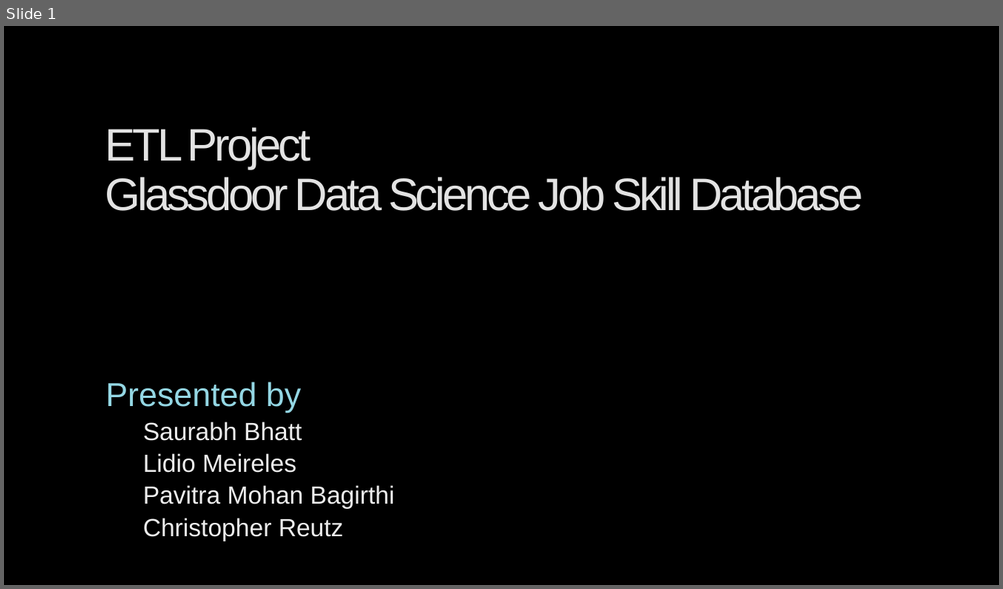
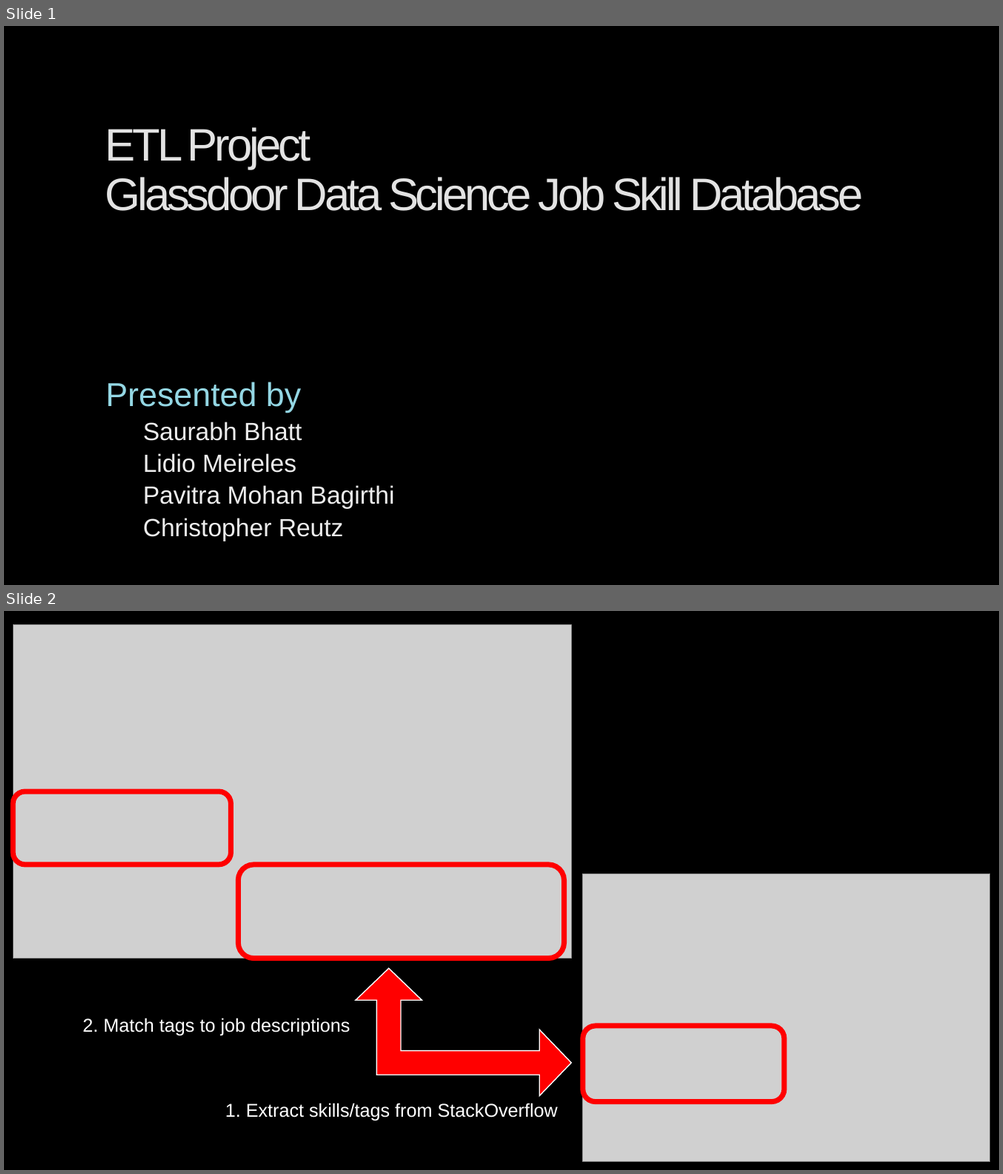
Before and after one commit to Jobs-etlproject/etlproject, a slide deck: glassdoor_etl_project.pptx. Shown one above the other, each under a label of ours: slide 1 before the commit, slides 1 and 2 after it. The pictures are 1003x589 and 1003x1174 pixels, drawn with LibreOffice and Linux fonts; fonts in the diff are those of the drawing; grey boxes stand for pictures; background and template pictures are left out. Boxes give left, top, right and bottom in pixels: in the first picture for what was removed or moved away, otherwise in the second. Text is boxed around its words. In the diff, an @@ line names an element or a change of style, - is before the commit and + after.

```diff
--- a/glassdoor_etl_project.pptx
+++ b/glassdoor_etl_project.pptx
@@ slide 2 added at [4,611,999,1170], background picture (left out) @@
@@ picture added at [13,624,571,959] @@
@@ rounded rectangle added at [13,792,231,865], outline #FF0000 5 pt @@
@@ rounded rectangle added at [239,865,564,959], outline #FF0000 5 pt @@
@@ picture added at [583,874,990,1162] @@
@@ left up arrow added at [356,968,571,1096], fill #FF0000, outline #FFFFFF 1 pt @@
@@ text added at [82,1018,350,1037], 18 pt, text #FFFFFF @@
+2. Match tags to job descriptions
@@ rounded rectangle added at [583,1027,785,1102], outline #FF0000 5 pt @@
@@ text added at [225,1103,558,1121], 18 pt, text #FFFFFF @@
+1. Extract skills/tags from StackOverflow
```
Also in this commit, not shown: 2 slides changed, 1 slide removed.
